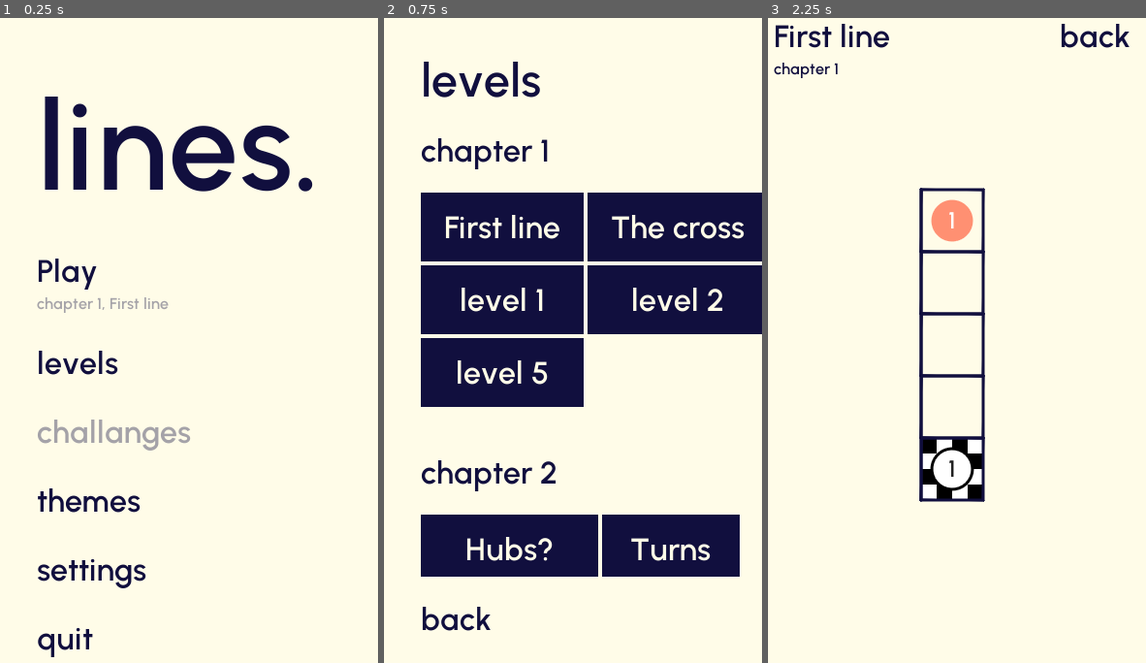
Above: before the commit, frames 1-3 (left to right).
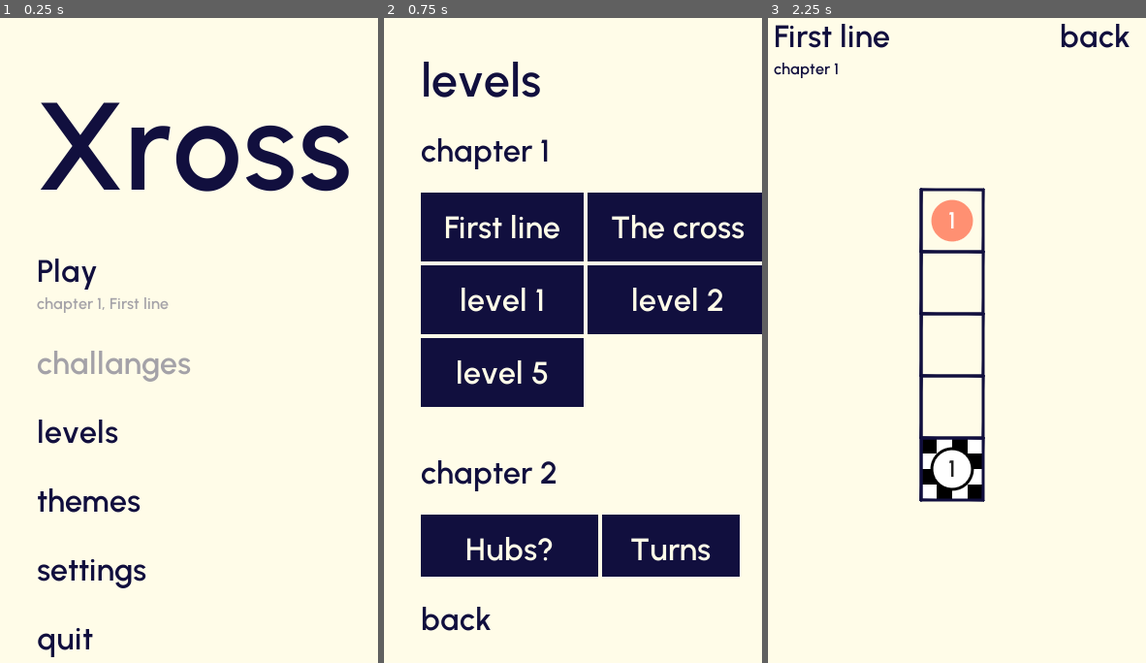
Above: after the commit, the same moments.

Repository: henriknh/add-ze-lines
Game: Godot game, scene res://scenes/main_menu/main_menu.tscn
The game is run twice, just before and just after one commit, with the same random seed, the same clock (stepped at 60 frames per second) and the same inputs.
Inputs:
- Up to frame 1 (0.25 s): no input
- Up to frame 2 (0.75 s): click "levels" at 0.5 s
- Up to frame 3 (2.25 s): click "back" at 1.25 s; click "Play" at 2 s

The runs differ from the first frame. In frame 1, 5.5% of the frame differs, in the area x 10-93%, y 12-68%; in frame 2, nothing differs; in frame 3, nothing differs.

Commit message:
Update main menu title

Diff:
--- a/scenes/main_menu/main_menu.tscn
+++ b/scenes/main_menu/main_menu.tscn
@@ -36,7 +36,7 @@
 margin_bottom = 174.0
 size_flags_vertical = 3
 custom_fonts/font = ExtResource( 3 )
-text = "lines."
+text = "Xross"
 valign = 2
 
 [node name="VBoxContainer" type="VBoxContainer" parent="VBoxContainer"]
@@ -67,21 +67,21 @@
 custom_fonts/font = ExtResource( 2 )
 text = "Chapter 1, task 2"
 
-[node name="Levels" type="Button" parent="VBoxContainer/VBoxContainer"]
+[node name="Challanges" type="Button" parent="VBoxContainer/VBoxContainer"]
 margin_top = 95.0
 margin_right = 1184.0
 margin_bottom = 134.0
 theme = ExtResource( 1 )
-text = "levels"
+disabled = true
+text = "challanges"
 align = 0
 
-[node name="Challanges" type="Button" parent="VBoxContainer/VBoxContainer"]
+[node name="Levels" type="Button" parent="VBoxContainer/VBoxContainer"]
 margin_top = 166.0
 margin_right = 1184.0
 margin_bottom = 205.0
 theme = ExtResource( 1 )
-disabled = true
-text = "challanges"
+text = "levels"
 align = 0
 
 [node name="Themes" type="Button" parent="VBoxContainer/VBoxContainer"]
